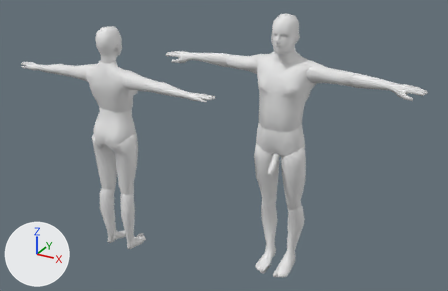
An edit to the COLLADA model Objects3d/orgy_pair.DAE, drawn before and after from the same camera.
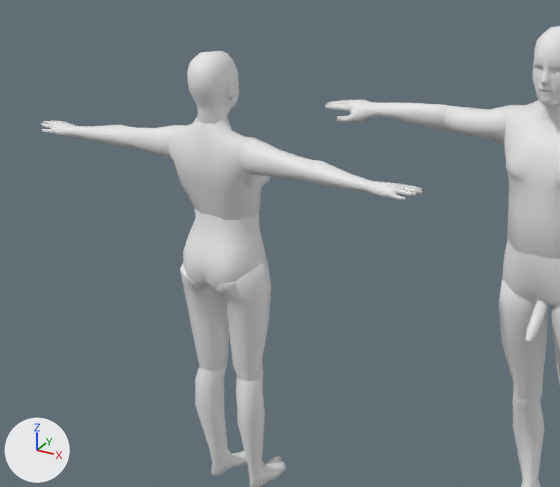
There are two pictures of each version: one whole from a camera (50 mm lens) standing at (24.0, -31.4, 23.7) and looking at (6.8, -0.2, 8.1), one close up on the part from 0% to 64% of the width and 0% to 86% of the height. Arrows for +X, +Y and +Z are at lower left; the lights stay in place. Where no turn or scale is listed for an object, it has been applied to the vertices. Vertices at the same position are counted once.

In view in the first close-up: 'p1_l_body', 'p1_right_l_arm', 'p1_right_l_leg', 'p1_right_u_leg', 'p1_u_body', 'p2_head', 'p2_l_body', 'p2_left_l_arm', 'p2_left_u_arm', 'p2_right_l_arm', 'p2_right_l_leg', 'p2_right_l_leg001', 'p2_right_u_arm', 'p2_right_u_leg', 'p2_right_u_leg001', 'p2_u_body001'.
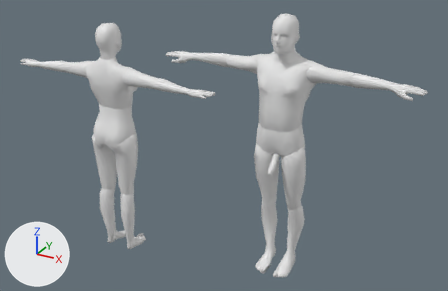
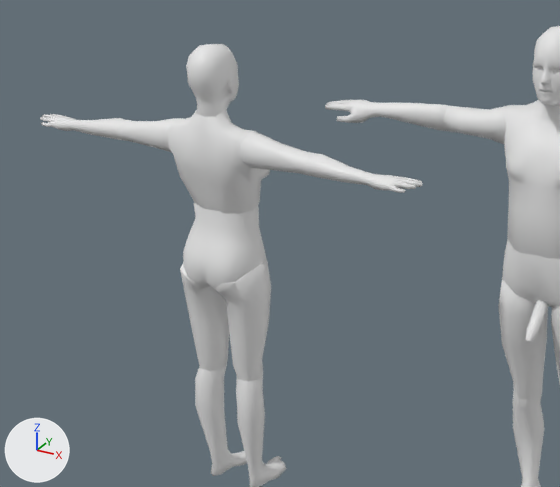
Boxes (x1, y1, x2, y2) around the edits, measured in the close-ups (560 x 487 px):
'p2_u_body001', moved: before (169, 117, 270, 221); after (168, 110, 270, 214)
'p2_head', moved: before (187, 51, 239, 124); after (186, 44, 239, 117)
'p2_right_l_arm', moved: before (304, 160, 423, 200); after (304, 153, 423, 193)
'p2_right_u_arm', moved: before (241, 139, 311, 182); after (240, 132, 311, 175)
'p2_left_l_arm', moved: before (41, 120, 126, 146); after (40, 114, 125, 140)
'p2_left_u_arm', moved: before (118, 125, 184, 159); after (117, 118, 184, 152)

The edits, one by one:
me_p2_u_body001mesh has 187 vertices, 370 faces and spans x -0.85..3.14, y -1.21..1.17, z -1.21..3.13.
me_p2_u_body001mesh is used by ob_p2_u_body001; location (-1.08, -2.07, 10.44).
me_p2_u_body001mesh part 1: the whole mesh is moved by (-2.24, -0.01, 0.33).
Object 'p2_u_body001' (ob_p2_u_body001) moves from (-1.08, -2.07, 10.44) to (1.17, -2.05, 10.33).
Object 'p2_head' (ob_p2_head) moves from (0.05, -2.39, 13.23) to (0.05, -2.39, 13.45).
Object 'p2_left_u_arm' (ob_p2_left_u_arm) moves from (-1.38, -2.53, 12.25) to (-1.38, -2.53, 12.47).
Object 'p2_left_l_arm' (ob_p2_left_l_arm) moves from (-3.57, -2.43, 12.04) to (-3.57, -2.43, 12.26).
Object 'p2_right_u_arm' (ob_p2_right_u_arm) moves from (1.51, -2.53, 12.21) to (1.51, -2.53, 12.44).
Object 'p2_right_l_arm' (ob_p2_right_l_arm) moves from (3.74, -2.43, 12.02) to (3.74, -2.43, 12.24).
